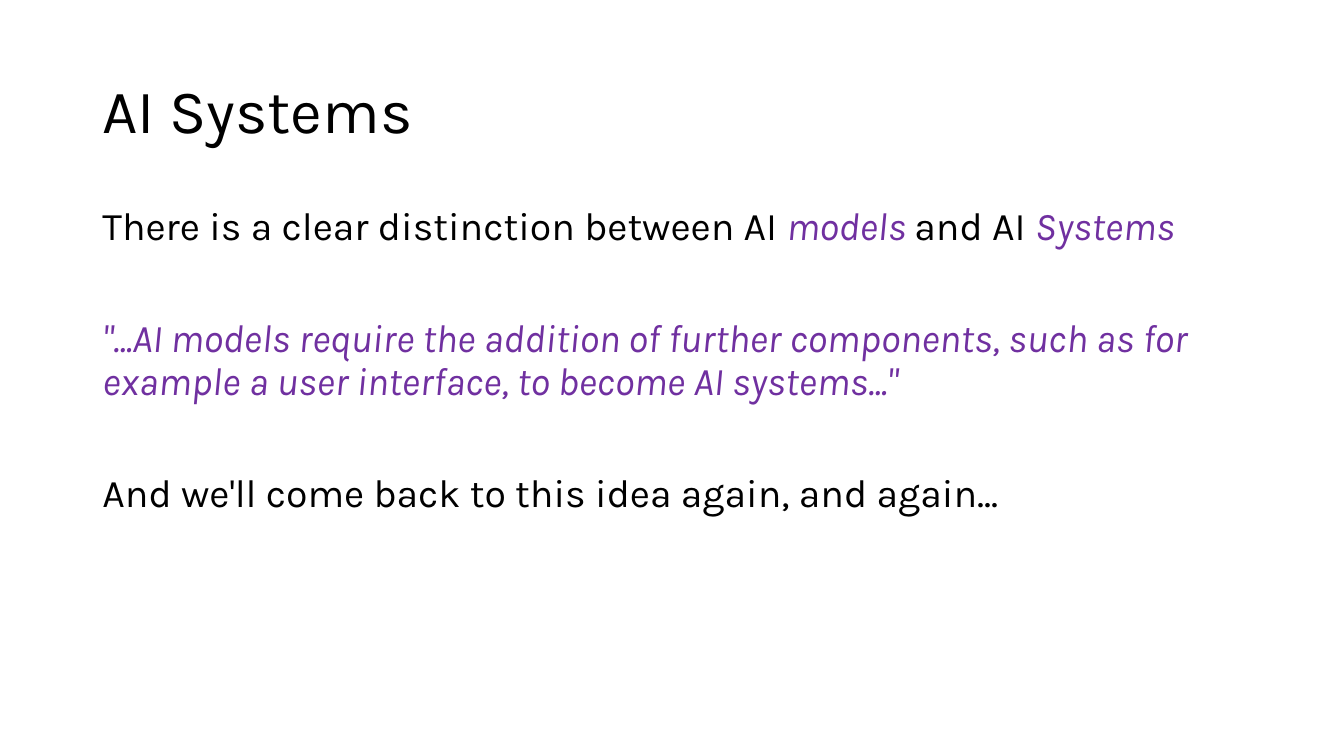
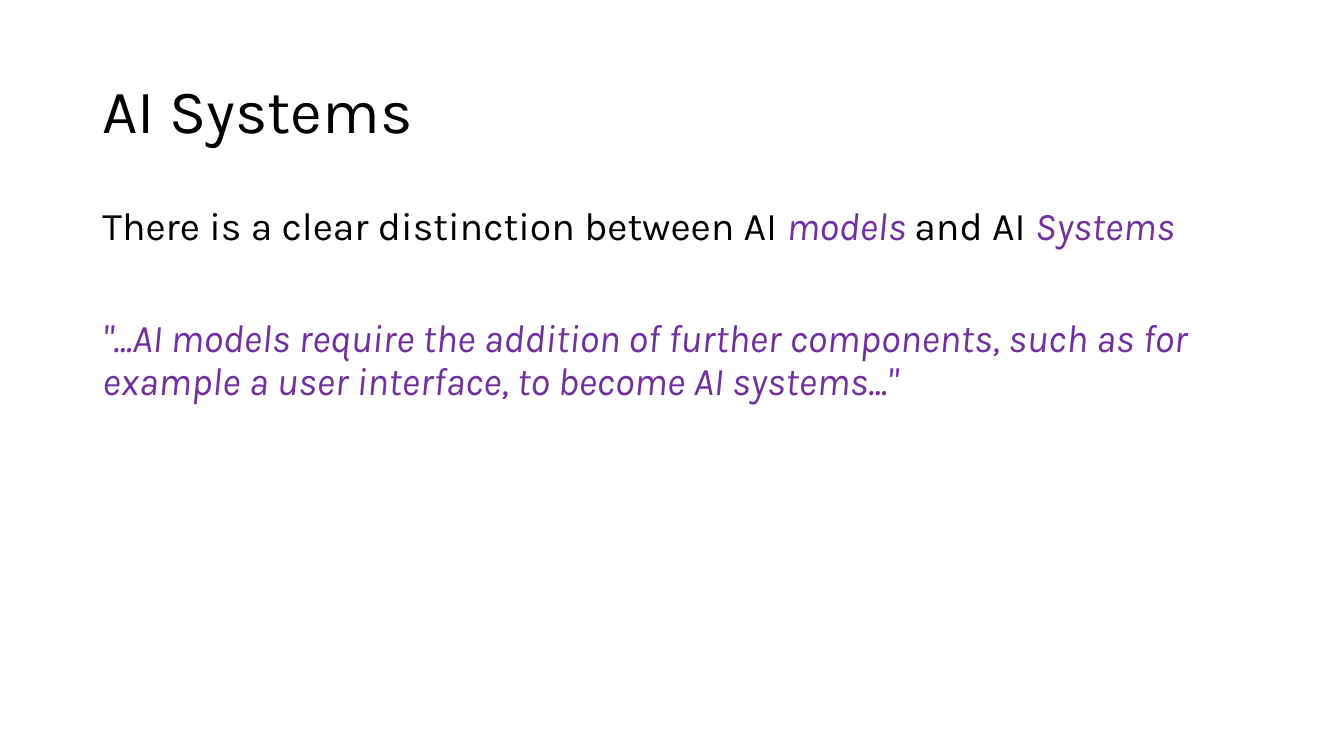
Before and after one commit to acceleratescience/large-language-models, a slide deck: slide 17 of slides/1-intro.pptx. Drawn at 1344x756 pixels with LibreOffice and Linux fonts; fonts in the diff are those of the drawing. Boxes give left, top, right and bottom in pixels: in the first picture for what was removed or moved away, otherwise in the second. Text is boxed around its words. In the diff, an @@ line names an element or a change of style, - is before the commit and + after.

```diff
--- a/slides/1-intro.pptx
+++ b/slides/1-intro.pptx
@@ text at (102,480,998,517): paragraph removed @@
-And we'll come back to this idea again, and again...
```
Also in this commit, not shown: 4 other files.
